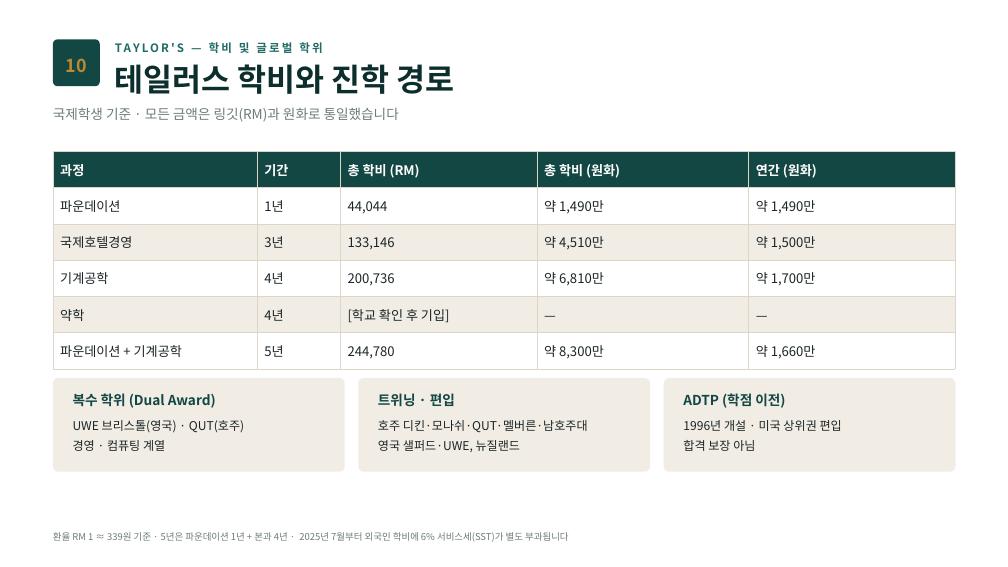
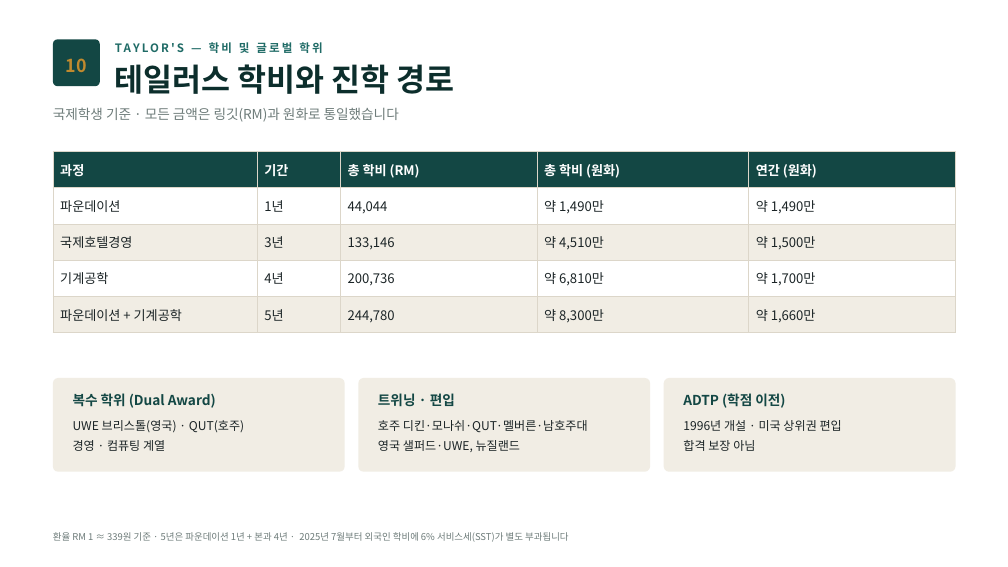
Before and after one commit to ChampionJohan/Johan, a slide deck: slide 11 of design/malaysia-study-live/IM말레이시아_입학안내문_2027_통합판.pptx. Drawn at 1008x567 pixels with LibreOffice and Linux fonts; fonts in the diff are those of the drawing. Boxes give left, top, right and bottom in pixels: in the first picture for what was removed or moved away, otherwise in the second. Text is boxed around its words. In the diff, an @@ line names an element or a change of style, - is before the commit and + after.

```diff
--- a/design/malaysia-study-live/IM말레이시아_입학안내문_2027_통합판.pptx
+++ b/design/malaysia-study-live/IM말레이시아_입학안내문_2027_통합판.pptx
@@ table at (53, 151, 955, 327) @@
-row 5: 약학 | 4년 | [학교 확인 후 기입] | — | —
```
Also in this commit, not shown: 4 other files.
